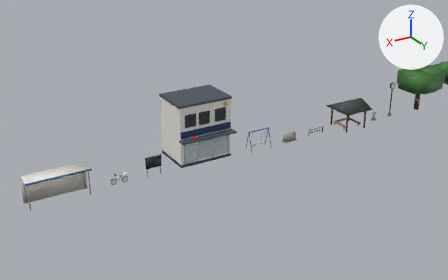
A saved change to the Blender file assets/buildings/places.blend.
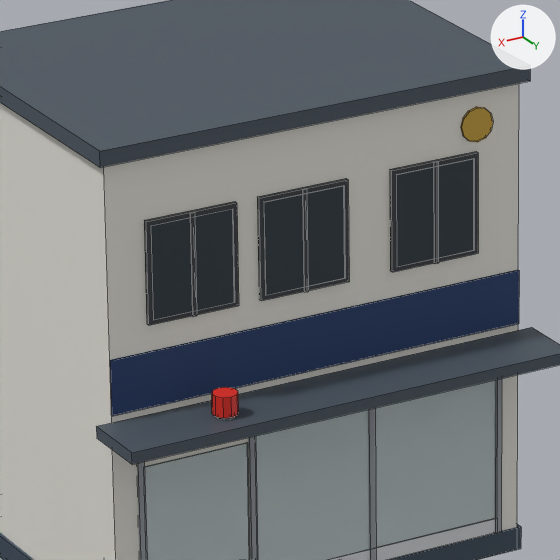
Old and new are each drawn from a 50 mm camera at (89.41, 49.17, 26.5) aimed at (59.97, 0.1, 1.97) and again close up on the part from 37% to 53% of the width and 32% to 56% of the height. Every picture has the same lights, and +X, +Y and +Z are marked at upper right. The older version's two pictures come first. The close-ups show mesh edges as thin lines.

Names of what the first close-up shows: 'places_koban_body'.
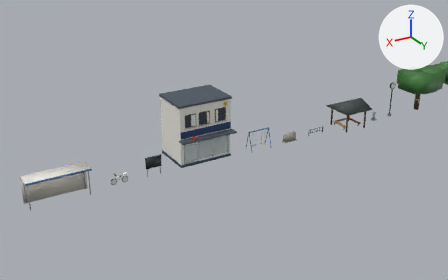
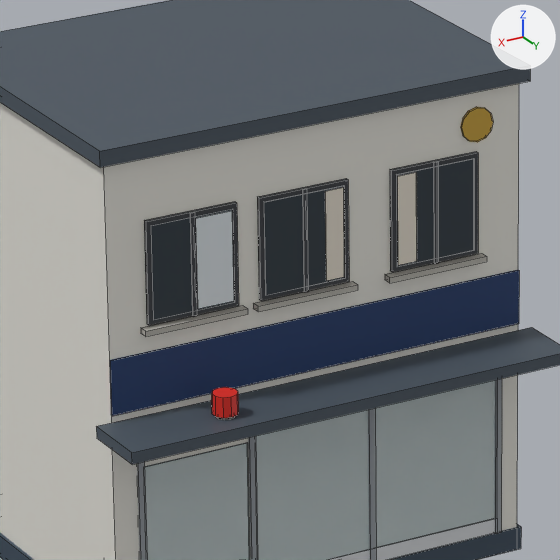
Changed parts and their boxes (x1, y1, x2, y2) in the close-ups (560 x 560 px):
part 1 of me_places_koban_body, added: after (385, 253, 487, 283)
part 2 of me_places_koban_body, added: after (397, 172, 417, 265)
part 3 of me_places_koban_body, added: after (253, 281, 358, 312)
part 4 of me_places_koban_body, added: after (325, 187, 345, 281)
part 5 of me_places_koban_body, added: after (141, 306, 248, 336)
part 6 of me_places_koban_body, added: after (196, 211, 234, 309)
part 7 of me_places_koban_body, edited (looks the same): (264, 185, 345, 295) in both
part 8 of me_places_koban_body, edited (looks the same): (151, 209, 235, 320) in both

What the commit changed:
me_places_koban_body is used by ob_places_koban_body; parent ob_places_koban; location (0.0, 0.0, 0.0).
me_places_koban_body had 271 vertices, 194 faces and spanned x -3.0..3.0, y -4.3..0.9, z 0.0..6.4.
me_places_koban_body now has 319 vertices, 230 faces and spans x -3.0..3.0, y -4.3..0.9, z 0.0..6.4.
me_places_koban_body part 1: a new loose piece, a box spanning x -2.28..-0.92, y 0.0..0.12, z 4.0..4.07, in mat_paint.
me_places_koban_body part 2: a new loose piece, a box spanning x -1.3317..-1.07, y 0.061..0.063, z 4.18..5.32, in mat_paint.
me_places_koban_body part 3: a new loose piece, a box spanning x -0.48..0.88, y 0.0..0.12, z 4.0..4.07, in mat_paint.
me_places_koban_body part 4: a new loose piece, a box spanning x -0.33..-0.0788, y 0.061..0.063, z 4.18..5.32, in mat_paint.
me_places_koban_body part 5: a new loose piece, a box spanning x 1.02..2.38, y 0.0..0.12, z 4.0..4.07, in mat_paint.
me_places_koban_body part 6: a new loose piece, a box spanning x 1.17..1.6581, y 0.061..0.063, z 4.18..5.32, in mat_paint.
me_places_koban_body part 7: 6 faces spanning x -0.34..0.74, y 0.05..0.06, z 4.16..5.34 switch from mat_windowlit to mat_window.
me_places_koban_body part 8: 6 faces spanning x 1.16..2.24, y 0.05..0.06, z 4.16..5.34 switch from mat_window to mat_windowlit.
